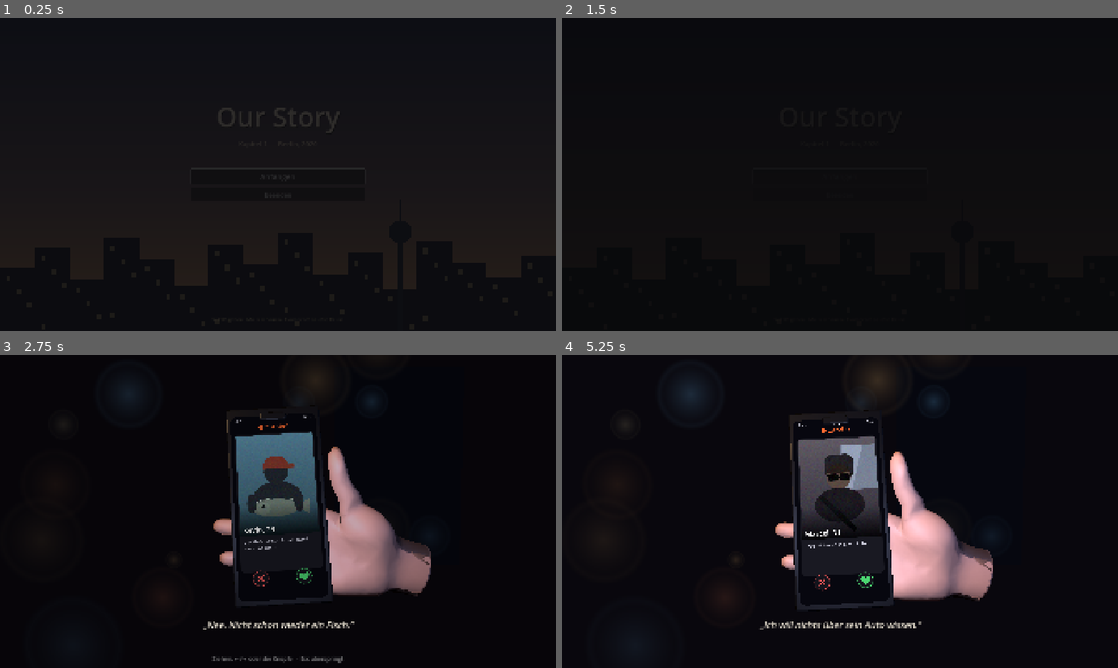
Above: before the commit, frames 1-4 (two rows, left to right).
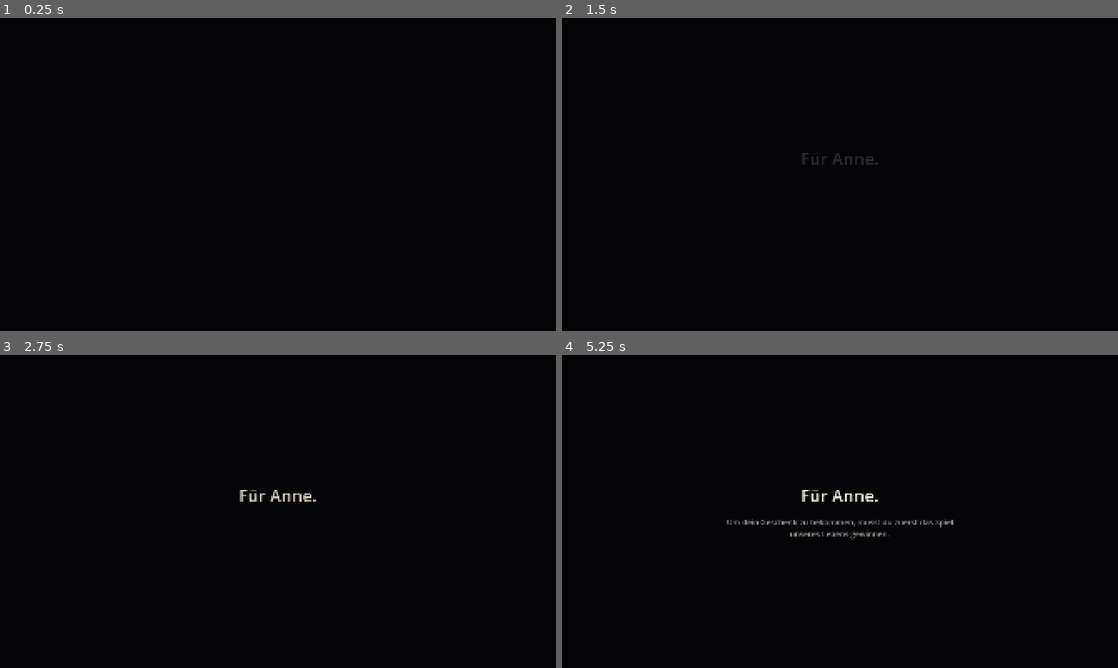
Above: after the commit, the same moments.

Repository: oliverschmied02-ai/random
Game: Godot game, scene res://ui/widmung.tscn
Two runs of this game, one before a commit and one after it. Both use one fixed random seed, a clock stepped at 60 frames per second and the inputs below. Before the commit the project starts from res://ui/title_screen.tscn.
Inputs (mouse positions are in pixels of both pictures, inside the frame that each line leads up to):
- Up to frame 1 (0.25 s): no input
- Up to frame 2 (1.5 s): tap Enter (ui_accept) at 0.5, 0.77 s; move the mouse to (962, 158) at 0.52 s; hold D (move_right) 0.53-1.25 s; hold E (interact) 0.53-1.25 s; click (962, 158) at 0.67 s; drag from (728, 190) to (812, 237) at 1.27 s
- Up to frame 3 (2.75 s): move the mouse to (333, 442) at 2.02 s; hold D (move_right) from 2.03 s (still down); tap Left (look_left) at 2.1 s; click (333, 442) at 2.17 s
- Up to frame 4 (5.25 s): release D (move_right) at 2.75 s; drag from (812, 574) to (673, 464) at 2.77 s; move the mouse to (1006, 558) at 3.52 s; hold A (move_left) 3.53-4.25 s; tap Up (look_up) at 3.6 s; click (1006, 558) at 3.67 s; tap Enter (ui_accept) at 3.77 s; drag from (673, 464) to (756, 433) at 4.27 s; move the mouse to (867, 511) at 5.02 s; press the mouse at (867, 511) at 5.03 s; hold S (move_back) from 5.03 s (still down)

The runs differ from the first frame. In frame 1, 10% of the frame differs, in the area x 0-100%, y 28-98%; in frame 2, 0.1%; in frame 3, 11%; in frame 4, 13%, in the area x 9-79%, y 0-95%.

Commit message:
Widmung, echte Stadt-Ambience und FFP2 nach Foto-Vorlage
Neuer allererster Bildschirm ui/widmung.tscn (Hauptszene): schwarz,
leise Stadt, dann „Für Anne." und „Um dein Geschenk zu bekommen, musst
du zuerst das Spiel unseres Lebens gewinnen." — Klick oder 18 s führen
zum Titel; Texte in dialogue_lines.gd.

Die Stadt-Ambience ist jetzt eine echte Aufnahme (ruhige Straße, ferne
Sirenen; von Oliver bereitgestellt, auf Mono/96 kbps enkodiert) und
loopt im Kapitel, in der Tinder-Intro und unter der Widmung.

Die Minispiel-Maske ist dem hochgeladenen Produktfoto nachgebaut:
Körbchen-FFP2 mit Rautennetz-Vlies, Ventilkuppel mit blauem
Rundaufdruck (CE 0121 · EN149:2001 · FFP2 NR D) und Kopfbändern.

Export: ungenutzte Avatar-Quelltexturen ausgeschlossen — der
macOS-Build fällt von 103 auf 88 MiB und bleibt unter GitHubs
100-MiB-Grenze. Builds (macOS, Web) neu.

Co-Authored-By: Claude Opus 5 <noreply@anthropic.com>
Claude-Session: https://claude.ai/code/session_01EWJp9CAKrTxjgZZDZyHhik

Diff:
--- a/chapters/berlin/berlin_chapter.tscn
+++ b/chapters/berlin/berlin_chapter.tscn
@@ -13,7 +13,7 @@
 [ext_resource type="PackedScene" path="res://systems/interaction/memory_point.tscn" id="11_memory"]
 [ext_resource type="PackedScene" path="res://ui/chapter_card.tscn" id="12_karte"]
 [ext_resource type="PackedScene" path="res://ui/pause_menu.tscn" id="13_pause"]
-[ext_resource type="AudioStream" path="res://audio/stadt.wav" id="14_stadt"]
+[ext_resource type="AudioStream" path="res://audio/stadt_ambiente.mp3" id="14_stadt"]
 [ext_resource type="AudioStream" path="res://audio/bude_summen.wav" id="15_summen"]
 [ext_resource type="Script" path="res://chapters/berlin/kulisse.gd" id="16_kulisse"]
 [ext_resource type="Script" path="res://chapters/berlin/verkaeufer.gd" id="20_verkaeufer"]
--- a/chapters/berlin/darts/darts_game.gd
+++ b/chapters/berlin/darts/darts_game.gd
@@ -231,9 +231,9 @@
 ## benutzt (`tempo` 0 hält sie für deterministische Würfe fest).
 func maske_setzen(ort: Vector3, tempo: float = 0.0) -> void:
 	var teil := _MASKE.instantiate() as Node3D
-	# Das FFP2-Modell ist 16 cm breit — hochskaliert auf gut einen halben
-	# Meter, damit das fallende Ziel zur großzügigen Trefferzone passt.
-	teil.scale = Vector3.ONE * 3.2
+	# Das FFP2-Körbchen ist 13 cm breit — hochskaliert auf knapp einen
+	# halben Meter, damit das fallende Ziel zur Trefferzone passt.
+	teil.scale = Vector3.ONE * 3.6
 	_masken_wurzel.add_child(teil)
 	teil.global_position = ort
 	_masken.append({
--- a/chapters/berlin/dialogue_lines.gd
+++ b/chapters/berlin/dialogue_lines.gd
@@ -131,3 +131,9 @@
 	"Aber er sieht auf jedem Bild anders aus…",
 	"Na ja. Bei der Auswahl hier hab ich ja nichts zu verlieren.",
 ]
+
+
+# --- Widmung (allererster Bildschirm) ---------------------------------------
+
+const WIDMUNG_TITEL: String = "Für Anne."
+const WIDMUNG_ZEILE: String = "Um dein Geschenk zu bekommen, musst du zuerst das Spiel unseres Lebens gewinnen."
--- a/chapters/intro/tinder_intro.gd
+++ b/chapters/intro/tinder_intro.gd
@@ -489,7 +489,9 @@
 	_ton_zurueck = _ton("res://audio/wisch_zurueck.wav", -8.0)
 	_ton_tipp = _ton("res://audio/handy_tipp.wav", -6.0)
 	_ton_match = _ton("res://audio/match.wav", -4.0)
-	var stadt := _ton("res://audio/stadt.wav", -22.0)
+	# Die echte Stadtaufnahme (ferne Sirenen, ruhige Straße) — gedämpft,
+	# als läge sie hinter Annes Fenster.
+	var stadt := _ton("res://audio/stadt_ambiente.mp3", -20.0)
 	stadt.play()
 
 	var laeufer := AudioStreamPlayer.new()
--- a/project.godot
+++ b/project.godot
@@ -12,7 +12,7 @@
 
 config/name="Our Story"
 config/description="A personal stylized 3D story game. Chapter 1 — Berlin."
-run/main_scene="res://ui/title_screen.tscn"
+run/main_scene="res://ui/widmung.tscn"
 config/features=PackedStringArray("4.5", "Forward Plus")
 
 [audio]
--- /dev/null
+++ b/tools/_shot_widmung.gd
@@ -0,0 +1,12 @@
+# Werkzeug: rendert die Widmung. Nur für die Entwicklung — läuft unter Xvfb.
+extends SceneTree
+func _init() -> void:
+	call_deferred("_los")
+func _los() -> void:
+	var szene: Control = (load("res://ui/widmung.tscn") as PackedScene).instantiate()
+	root.add_child(szene)
+	await create_timer(7.5).timeout
+	var bild := root.get_viewport().get_texture().get_image()
+	DirAccess.make_dir_recursive_absolute("user://shots")
+	bild.save_png("user://shots/widmung.png")
+	quit(0)
--- /dev/null
+++ b/ui/widmung.gd
@@ -0,0 +1,69 @@
+extends Control
+
+## Die Widmung — der allererste Bildschirm, noch vor dem Titel.
+##
+## Schwarz, Stille bis auf die ferne Stadt, dann in Ruhe zwei Zeilen:
+## „Für Anne." und der Satz, worum es hier geht. Ein Klick (oder kurzes
+## Warten) führt zum Titelbildschirm. Die Texte stehen in
+## `dialogue_lines.gd` (WIDMUNG_TITEL, WIDMUNG_ZEILE) — dort lassen sie
+## sich gefahrlos umschreiben.
+
+const NAECHSTE_SZENE := "res://ui/title_screen.tscn"
+
+## Sekunden, nach denen es auch ohne Klick weitergeht.
+@export_range(5.0, 60.0, 0.5) var auto_weiter: float = 18.0
+
+var _bereit := false
+var _wechselt := false
+
+@onready var _titel: Label = $Mitte/VBox/Titel
+@onready var _zeile: Label = $Mitte/VBox/Zeile
+@onready var _hinweis: Label = $Hinweis
+@onready var _schwarz: ColorRect = $Schwarz
+
+
+func _ready() -> void:
+	Input.mouse_mode = Input.MOUSE_MODE_VISIBLE
+	_titel.text = BerlinDialogue.WIDMUNG_TITEL
+	_zeile.text = BerlinDialogue.WIDMUNG_ZEILE
+	_titel.modulate.a = 0.0
+	_zeile.modulate.a = 0.0
+	_hinweis.modulate.a = 0.0
+	_schwarz.color.a = 0.0
+
+	# Ferne Stadt unter dem schwarzen Bild — Berlin wartet schon.
+	var stadt := AudioStreamPlayer.new()
+	stadt.stream = load("res://audio/stadt_ambiente.mp3")
+	stadt.volume_db = -24.0
+	add_child(stadt)
+	stadt.play()
+
+	var ablauf := create_tween()
+	ablauf.tween_interval(1.2)
+	ablauf.tween_property(_titel, ^"modulate:a", 1.0, 1.8)
+	ablauf.tween_interval(0.9)
+	ablauf.tween_property(_zeile, ^"modulate:a", 1.0, 1.8)
+	ablauf.tween_callback(func() -> void: _bereit = true)
+	ablauf.tween_interval(1.4)
+	ablauf.tween_property(_hinweis, ^"modulate:a", 0.45, 1.0)
+
+	get_tree().create_timer(auto_weiter).timeout.connect(weiter)
+
+
+## Blendet ab und wechselt zum Titel — vom Klick oder der Uhr ausgelöst.
+func weiter() -> void:
+	if _wechselt:
+		return
+	_wechselt = true
+	var blende := create_tween()
+	blende.tween_property(_schwarz, ^"color:a", 1.0, 1.1)
+	blende.tween_callback(func() -> void:
+		get_tree().change_scene_to_file(NAECHSTE_SZENE))
+
+
+func _unhandled_input(ereignis: InputEvent) -> void:
+	var klick: bool = ereignis is InputEventMouseButton and ereignis.is_pressed()
+	var taste: bool = ereignis is InputEventKey and ereignis.is_pressed()
+	var knopf: bool = ereignis is InputEventJoypadButton and ereignis.is_pressed()
+	if (klick or taste or knopf) and _bereit:
+		weiter()
--- /dev/null
+++ b/ui/widmung.tscn
@@ -0,0 +1,67 @@
+[gd_scene load_steps=2 format=3 uid="uid://widmung_anne1"]
+
+[ext_resource type="Script" path="res://ui/widmung.gd" id="1_widmung"]
+
+[node name="Widmung" type="Control"]
+layout_mode = 3
+anchors_preset = 15
+anchor_right = 1.0
+anchor_bottom = 1.0
+script = ExtResource("1_widmung")
+
+[node name="Grund" type="ColorRect" parent="."]
+layout_mode = 1
+anchors_preset = 15
+anchor_right = 1.0
+anchor_bottom = 1.0
+color = Color(0.02, 0.018, 0.03, 1)
+
+[node name="Mitte" type="CenterContainer" parent="."]
+layout_mode = 1
+anchors_preset = 15
+anchor_right = 1.0
+anchor_bottom = 1.0
+
+[node name="VBox" type="VBoxContainer" parent="Mitte"]
+layout_mode = 2
+theme_override_constants/separation = 34
+custom_minimum_size = Vector2(860, 0)
+
+[node name="Titel" type="Label" parent="Mitte/VBox"]
+layout_mode = 2
+theme_override_font_sizes/font_size = 58
+theme_override_colors/font_color = Color(0.96, 0.92, 0.84, 1)
+horizontal_alignment = 1
+text = "Für Anne."
+
+[node name="Zeile" type="Label" parent="Mitte/VBox"]
+layout_mode = 2
+theme_override_font_sizes/font_size = 27
+theme_override_colors/font_color = Color(0.78, 0.76, 0.72, 1)
+horizontal_alignment = 1
+autowrap_mode = 3
+text = ""
+
+[node name="Hinweis" type="Label" parent="."]
+layout_mode = 1
+anchors_preset = 7
+anchor_left = 0.5
+anchor_top = 1.0
+anchor_right = 0.5
+anchor_bottom = 1.0
+offset_left = -200.0
+offset_right = 200.0
+offset_top = -64.0
+offset_bottom = -34.0
+theme_override_font_sizes/font_size = 18
+theme_override_colors/font_color = Color(1, 1, 1, 1)
+horizontal_alignment = 1
+text = "Klick, um anzufangen"
+
+[node name="Schwarz" type="ColorRect" parent="."]
+layout_mode = 1
+anchors_preset = 15
+anchor_right = 1.0
+anchor_bottom = 1.0
+mouse_filter = 2
+color = Color(0, 0, 0, 0)
Binary file changed: assets/props/atemmaske.glb
Binary file changed: assets/props/atemmaske_atemmaske_vlies.png
Not shown, changed: assets/props/atemmaske_atemmaske_vlies.png.import
Binary file changed: assets/props/atemmaske_vlies.png
Not shown, added: audio/stadt_ambiente.mp3.import
Not shown, changed: export_presets.cfg
Not shown, added: tools/_shot_widmung.gd.uid
Not shown, added: ui/widmung.gd.uid
Not shown, changed: PROJECT_STATUS.md
Not shown, changed: README.md
Not shown, added: audio/stadt_ambiente.mp3
Not shown, changed: docs/index.html
(and 3 more such lines)
